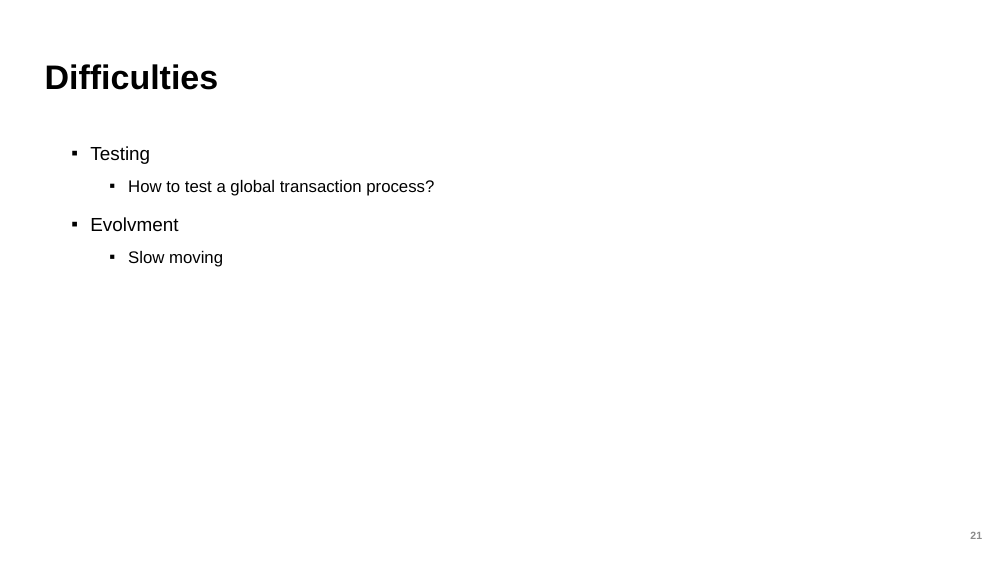
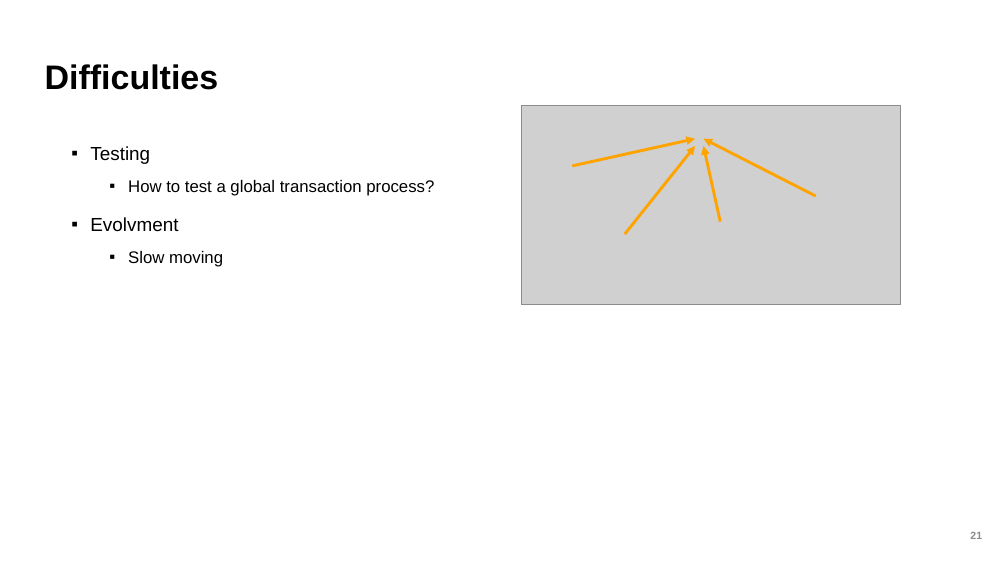
Before and after one commit to AnteLund/kafka-summit-presentation, a slide deck: slide 21 of Kafka Summit-part1-v07.pptx. Drawn at 1008x567 pixels with LibreOffice and Linux fonts; fonts in the diff are those of the drawing; grey boxes stand for pictures; background and template pictures are left out. Boxes give left, top, right and bottom in pixels: in the first picture for what was removed or moved away, otherwise in the second. Text is boxed around its words. In the diff, an @@ line names an element or a change of style, - is before the commit and + after.

```diff
--- a/Kafka Summit-part1-v07.pptx
+++ b/Kafka Summit-part1-v07.pptx
@@ picture added at (521,105,901,305) @@
@@ arrow added from (572, 166) to (695, 139), #FEA300 2.75 pt @@
@@ arrow added from (625, 234) to (695, 146), #FEA300 2.75 pt @@
@@ arrow added from (816, 196) to (704, 139), #FEA300 2.75 pt @@
@@ arrow added from (721, 222) to (704, 146), #FEA300 2.75 pt @@
```
Also in this commit, not shown: 2 other slides changed, 1 slide added, 2 other files.
